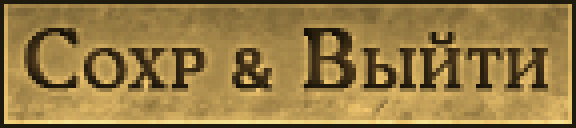
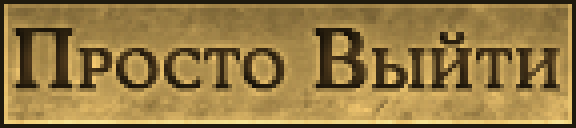
Comparing the layer stacks of the two 576 x 128 images. Changes:
hid "Сохр & Выйти" over [24, 28, 548, 92]
renamed "Только Выйти" to "Просто Выйти", showed it, painted on it over [12, 28, 560, 92]
